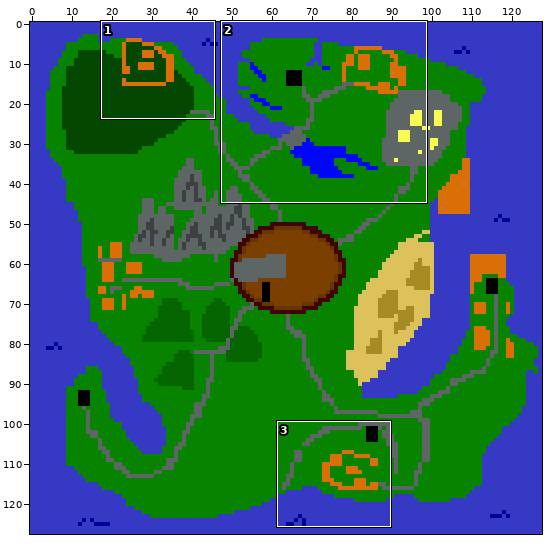
A sprite sheet gets an edit: thirallan/items/thirallan_map.png. The first picture is a wide view before the edit; the outline marks the close-up.
Close-up. Old version:
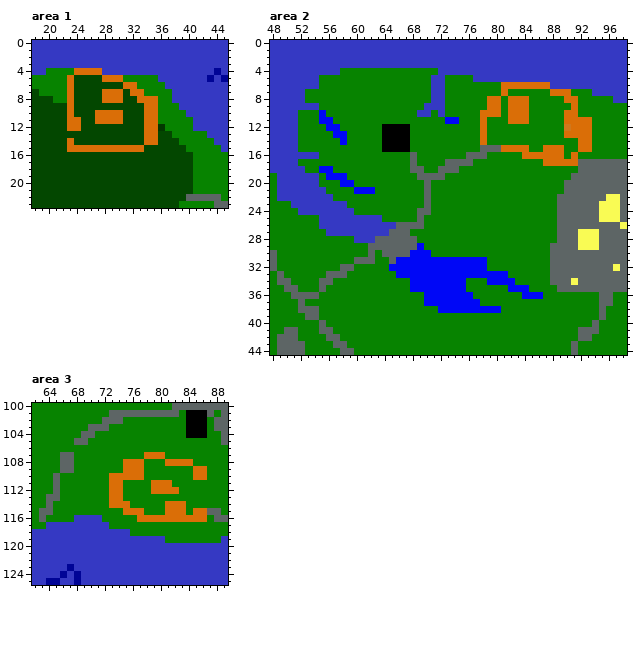
The file is 128x128 pixels. Colours within 5 levels of each other are drawn and written as one. Shown: area 1: x 18..45, y 0..23; area 2: x 48..98, y 0..44; area 3: x 62..89, y 100..125.
The result:
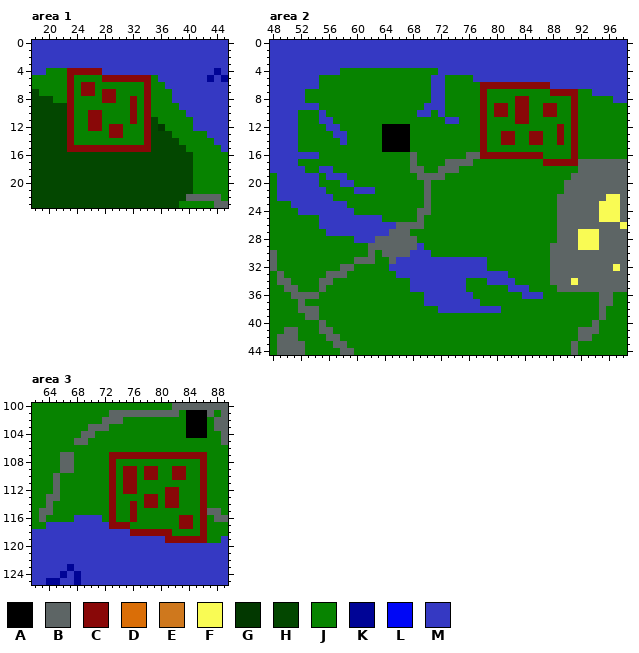
Palette (. is transparent): A #000000  B #5d6565  C #890808  D #da6e07  E #cf781d  F #f9fb54  G #023800  H #034700  J #078300  K #000496  L #0007f6  M #3539c3
The author wrote: Made some changes to the de-noised map.
Difference:
Changed rows in their new state; - is an unchanged pixel.
Area 1:
first column x 23:
 4 CCCCC--------
 5 CJJJJCCCCCCC-
 6 CJCCJJJJJJ-C-
 7 CJCCJCCJJJJC-
 8 CJJJJCCJJCJCJ
 9 CJJJJJJJJCJCJ
10 CJJCCJJJJCJCJ
11 CJJCCJJJJCJCH
12 CJJCCJCCJJJCH
13 CJJJJJCCJJJCH
14 CJJJJJJJJJJCH
15 CCCCCCCCCCCC-
Area 2:
first column x 55:
 6 -----------------------CCCCCCCCCC------
 7 -----------------------C--J------CCCC--
 8 -----------------------CJJ-JCC-----JC--
 9 -----------------------CJCCJCC--CC--C--
10 M----------------------CJCCJCC--CC-JC--
11 MM----------------MM---C---JCC-----JCJJ
12 -MM--------------------C----------CJCJJ
13 --MM-------------------C--CC--CC--CJCJJ
14 ---M-------------------C--CC--CC--C-CJJ
15 -----------------------CJJJJJJ--JJJ-CJJ
16 -----------------------CCCCCCCCCJJJ-C--
17 --------------------------------CCCCC--
18 MM-------------------------------------
19 -MMM-----------------------------------
20 ---MM----------------------------------
21 -----MMM-------------------------------
first column x 65:
29 ----M-----------------
30 ---MMM----------------
31 -MMMMMMMMMMMMM--------
32 MMMMMMMMMMMMMM--------
33 -MMMMMMMMMMMMMMMM-----
34 ---MMMMMMMM---MMMM----
35 ---MMMMMMMM------MMM--
36 -----MMMMMMM-------MMM
37 -----MMMMMMMM---------
38 -------MMMMMMMMM------
Area 3:
first column x 73:
107 CCCCCCCCCCCCCC
108 C-JJJ---JJJJ-C
109 C-CCJCC--CC-JC
110 CJCCJCC--CC-JC
111 CJCC--JJJ----C
112 CJCC--JJCC---C
113 CJ---CC-CC---C
114 CJJC-CC-CCJ--C
115 C-JCJ---JJJ-JC
116 C--CJJJJJJCCJC
117 CCC-------CC-C
118 ---CCCCCC----C
119 --------CCCCCC
Pixel boxes of the changes (left, top, right, bottom) in both close-ups:
changed: (67, 68, 158, 152)
changed: (480, 82, 592, 166)
changed: (319, 110, 347, 145)
changed: (445, 117, 459, 124)
changed: (319, 166, 375, 194)
changed: (389, 243, 543, 313)
changed: (109, 452, 207, 543)
